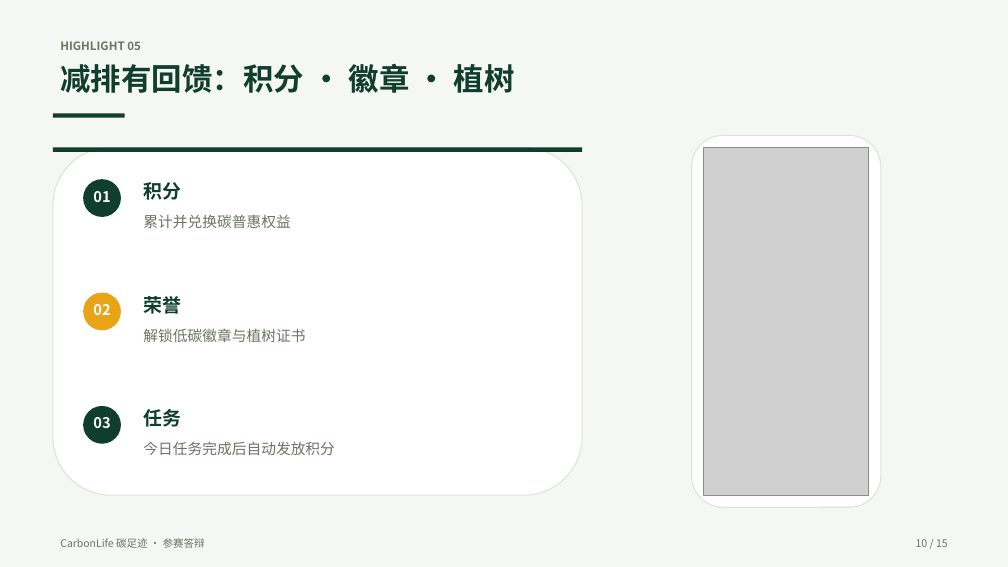
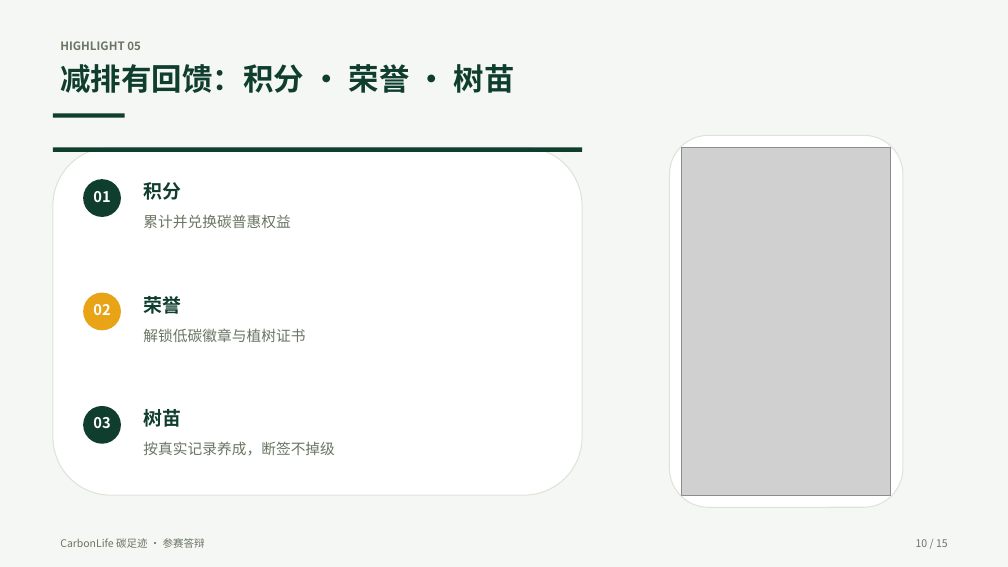
Before and after one commit to zyx-dc/CarbonLife, a slide deck: slide 10 of docs/tasks/ppt/CarbonLife-答辩PPT.pptx. Drawn at 1008x567 pixels with LibreOffice and Linux fonts; fonts in the diff are those of the drawing; grey boxes stand for pictures. Boxes give left, top, right and bottom in pixels: in the first picture for what was removed or moved away, otherwise in the second. Text is boxed around its words. In the diff, an @@ line names an element or a change of style, - is before the commit and + after.

Commit message:
docs(submission): add the sapling and carbon report to the deck and design doc
The app gained two features since the last docs pass:

- 碳小树 - a tree grown from real records (six stages, daily growth cap 80,
  +5%/day streak bonus capped at +50%, no downgrade when a streak breaks, canopy
  decorations driven by the behaviour mix)
- 碳账单 - a shareable report (tree + stage + lean, cumulative saving, points /
  trees / active days / longest streak, composition bars, copy-text and save-PNG)

Neither was in the defense deck or the design document.

Kept the 15-page structure (option A agreed with the user: squeeze, don't
restructure):

- slide 5: "8 大功能" -> "10 大功能"; 4x3 grid with the two new cards centred on
  the last row, and the old full-width summary band replaced by a one-line caption
- slide 10: "积分 · 徽章 · 植树" -> "积分 · 荣誉 · 树苗"; row 3 is now the sapling and
  the phone shows the carbon report instead of the rewards page (one image covers
  tree, stage, points, trees planted and composition)
- slide 8: "导入导出" -> "导入 · 分享", description mentions the report PNG
- slides 1/11 pick up the new home screenshot, which now carries the sapling card

Design doc: F10/F11 in table 2, new sections 4.10 (sapling) and 4.11 (report) with
figures 13/14, two verification rows in section 8, and the completed list in 9.1.
Section 4.8 (light/dark theme) is text-only now - see below.

Screenshots: re-captured 13 screens on the emulator using the repo's own
scripts/make-demo-seed.ps1 seed (5 days x 4 walks) plus one record and one
redemption, so every figure shows the same numbers (3.57 kg / 387 earned /
237 available / 150 spent). The dark-mode home is intentionally not included this
round (user's call), so the figure numbering shifts - 15 figures total.

scripts/make-shots.py grew an explicit crop box for card-level figures (the
sapling card and the report sheet, whose dimmed backdrop is trimmed) and now also
emits the report asset for the deck.

```diff
--- a/docs/tasks/ppt/CarbonLife-答辩PPT.pptx
+++ b/docs/tasks/ppt/CarbonLife-答辩PPT.pptx
@@ text at (x1=60, y1=64, x2=515, y2=93): text changed @@
-减排有回馈：积分 · 徽章 · 植树
+减排有回馈：积分 · 荣誉 · 树苗
@@ rounded rectangle resized from (x1=692, y1=135, x2=881, y2=507) to (x1=670, y1=135, x2=904, y2=507) @@
@@ picture resized from (x1=704, y1=147, x2=869, y2=495) to (x1=682, y1=147, x2=892, y2=495) @@
@@ text at (x1=143, y1=409, x2=181, y2=427): text changed @@
-任务
+树苗
@@ text at (x1=143, y1=441, x2=334, y2=455): text changed @@
-今日任务完成后自动发放积分
+按真实记录养成，断签不掉级
```
Also in this commit, not shown: 3 other slides changed, 31 other files.
